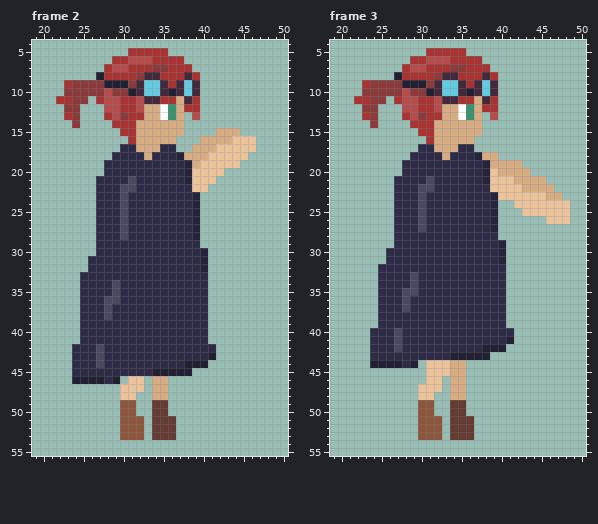
A pixel-art file gets an edit: Assets/Visuals/Hero/Heroclimb.aseprite. The first picture shows the starting point.
64x64 pixels, 3 frames. Shown: frame 2: x 19..50, y 4..55; frame 3: x 19..50, y 4..55.
After:
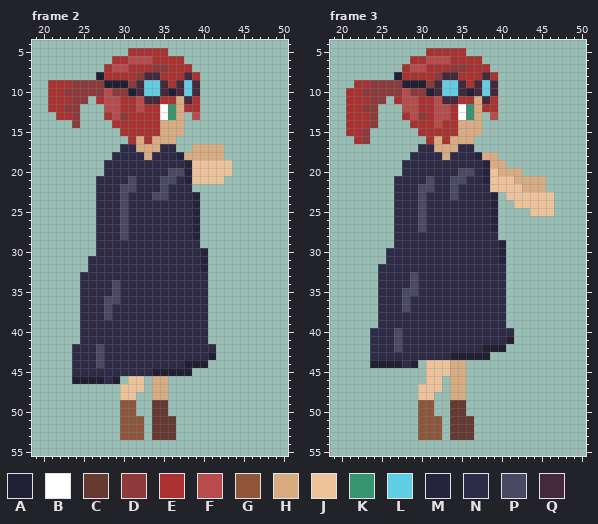
Palette (. is transparent): A #222034  B #ffffff  C #663931  D #8f3a3a  E #ac3232  F #ba4b4b  G #8f563b  H #d8ab81  J #eec39a  K #37946e  L #5fcde4  M #26233d  N #2e2b49  P #4a4863  Q #45283c
Changes in this commit:
{"where": "frame 2, layer \"Hands\""}
{"frame":2,"y":9,"x":21,"old":"..","new":"EE"}
{"frame":2,"y":10,"x":21,"old":"..","new":"EE"}
{"frame":2,"y":11,"x":21,"old":".","new":"E"}
{"frame":2,"y":12,"x":21,"old":"..","new":"EE"}
{"frame":2,"y":12,"x":33,"old":"HH","new":"EE"}
{"frame":2,"y":13,"x":22,"old":".","new":"E"}
{"frame":2,"y":13,"x":33,"old":"HH","new":"EE"}
{"frame":2,"y":14,"x":32,"old":"HHH","new":"EEE"}
{"frame":2,"y":15,"x":32,"old":"HHH","new":"EEE"}
{"frame":2,"y":15,"x":42,"old":"HHH","new":"..."}
{"frame":2,"y":16,"x":33,"old":"H","new":"E"}
{"frame":2,"y":16,"x":40,"old":"HHHHJJJ","new":"......."}
{"frame":2,"y":17,"x":42,"old":"JJJJJ","new":"H...."}
{"frame":2,"y":18,"x":41,"old":"JJJJJ","new":"HH..."}
{"frame":2,"y":19,"x":39,"old":"H","new":"J"}
{"frame":2,"y":19,"x":44,"old":"J","new":"."}
{"frame":2,"y":20,"x":36,"old":"NN","new":"PP"}
{"frame":2,"y":20,"x":43,"old":".","new":"J"}
{"frame":2,"y":21,"x":35,"old":"NN","new":"PP"}
{"frame":2,"y":21,"x":42,"old":".","new":"J"}
{"frame":2,"y":22,"x":35,"old":"N","new":"P"}
{"frame":2,"y":22,"x":39,"old":"JJ","new":".."}
{"frame":2,"y":23,"x":34,"old":"NN","new":"PP"}
{"where": "frame 3, layer \"Hands\""}
{"frame":3,"y":9,"x":22,"old":".","new":"E"}
{"frame":3,"y":10,"x":21,"old":"..","new":"EE"}
{"frame":3,"y":11,"x":21,"old":".","new":"E"}
{"frame":3,"y":12,"x":21,"old":"..","new":"EE"}
{"frame":3,"y":12,"x":33,"old":"HH","new":"FE"}
{"frame":3,"y":13,"x":21,"old":"..","new":"EE"}
{"frame":3,"y":13,"x":32,"old":"EHH","new":"FFE"}
{"frame":3,"y":14,"x":21,"old":"...","new":"EEE"}
{"frame":3,"y":14,"x":32,"old":"HHH","new":"FEE"}
{"frame":3,"y":15,"x":21,"old":"...","new":"EED"}
{"frame":3,"y":15,"x":32,"old":"HHH","new":"EEE"}
{"frame":3,"y":16,"x":22,"old":"..","new":"ED"}
{"frame":3,"y":16,"x":33,"old":"H","new":"E"}
{"frame":3,"y":19,"x":41,"old":"HH","new":".."}
{"frame":3,"y":20,"x":35,"old":"NN","new":"PP"}
{"frame":3,"y":20,"x":43,"old":"H","new":"."}
{"frame":3,"y":21,"x":34,"old":"NN","new":"PP"}
{"frame":3,"y":22,"x":34,"old":"N","new":"P"}
{"frame":3,"y":22,"x":46,"old":"H","new":"."}
{"frame":3,"y":23,"x":34,"old":"N","new":"P"}
{"frame":3,"y":23,"x":40,"old":"J","new":"."}
{"frame":3,"y":23,"x":46,"old":"HH","new":"J."}
{"frame":3,"y":24,"x":47,"old":"JJ","new":".."}
{"frame":3,"y":25,"x":43,"old":"J","new":"."}
{"frame":3,"y":25,"x":47,"old":"JJ","new":".."}
{"frame":3,"y":26,"x":46,"old":"JJJ","new":"..."}
